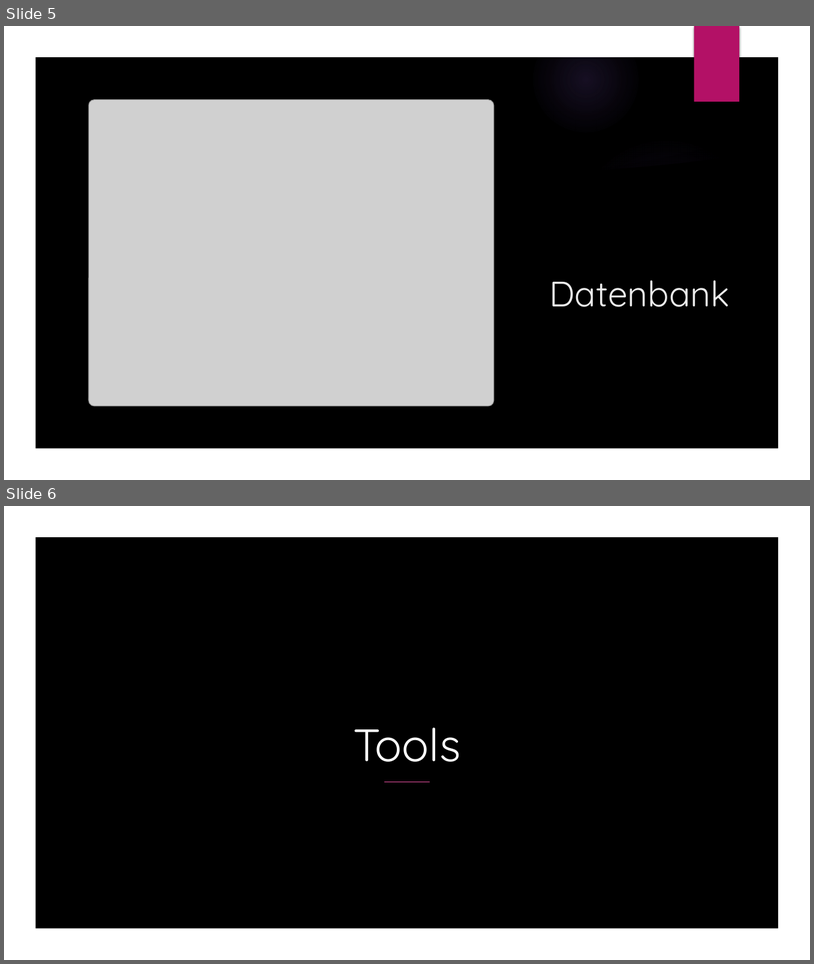
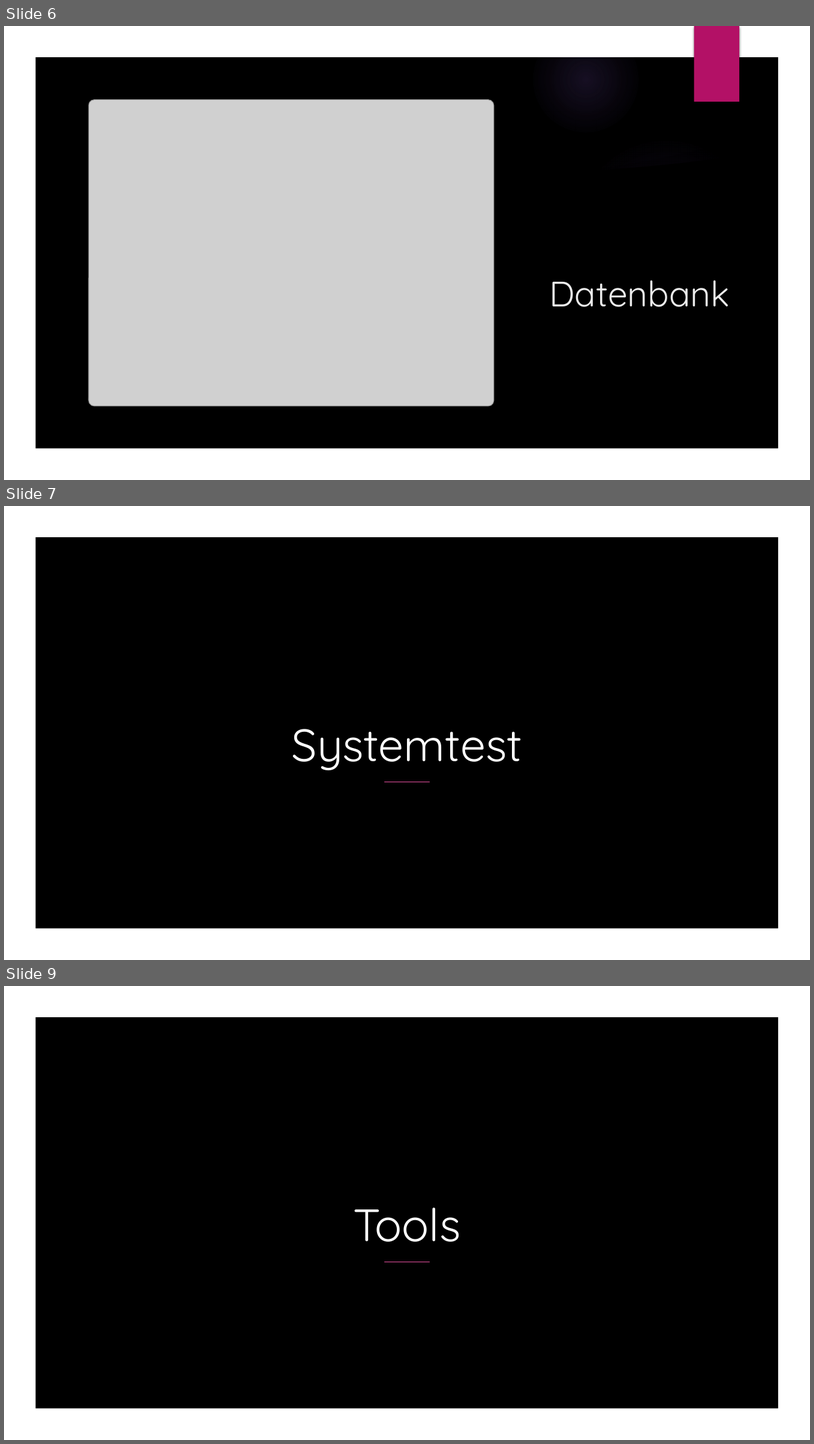
Before and after one commit to yourChoiceHO/Documentation, a slide deck: Präsentation/YourChoice.pptx. Shown one above the other, each under a label of ours: slides 5 and 6 before the commit, slides 6, 7 and 9 after it; the slides between them are not shown. The pictures are 814x964 and 814x1444 pixels, drawn with LibreOffice and Linux fonts; fonts in the diff are those of the drawing; grey boxes stand for pictures; background and template pictures are left out. Boxes give left, top, right and bottom in pixels: in the first picture for what was removed or moved away, otherwise in the second. Text is boxed around its words. In the diff, an @@ line names an element or a change of style, - is before the commit and + after.

```diff
--- a/Präsentation/YourChoice.pptx
+++ b/Präsentation/YourChoice.pptx
@@ slide 7 added at bbox=[4, 506, 810, 960], background picture (left out); not listed: 4 template elements that a slide beside it also shows @@
@@ freeform shape added at bbox=[4, 506, 810, 960], fill #000000 @@
@@ rectangle added at bbox=[4, 506, 810, 960], fill #000000 @@
@@ freeform shape added at bbox=[4, 506, 810, 960], fill #FFFFFF @@
@@ rectangle added at bbox=[694, 506, 740, 582], fill #B31166 @@
@@ title added at bbox=[292, 729, 523, 770], 54 pt, text #FFFFFF @@
+Systemtest
@@ line added from (385, 782) to (430, 782), #EF53A5 1 pt @@
@@ what was slide 5 is now slide 6 @@
@@ what was slide 6 is now slide 9 @@
```
Also in this commit, not shown: 3 slides changed, 2 other slides added, 5 slides removed.
